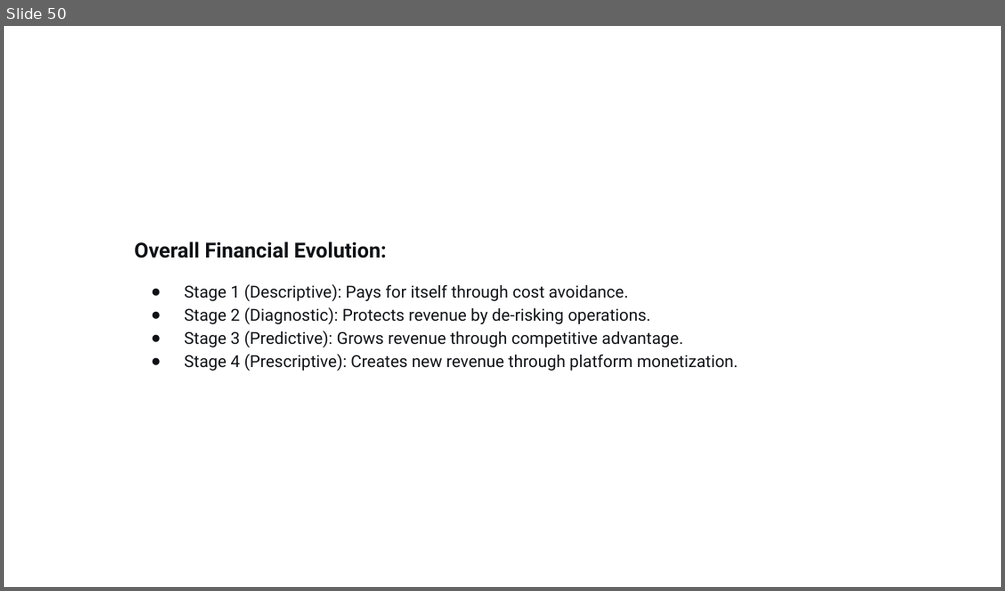
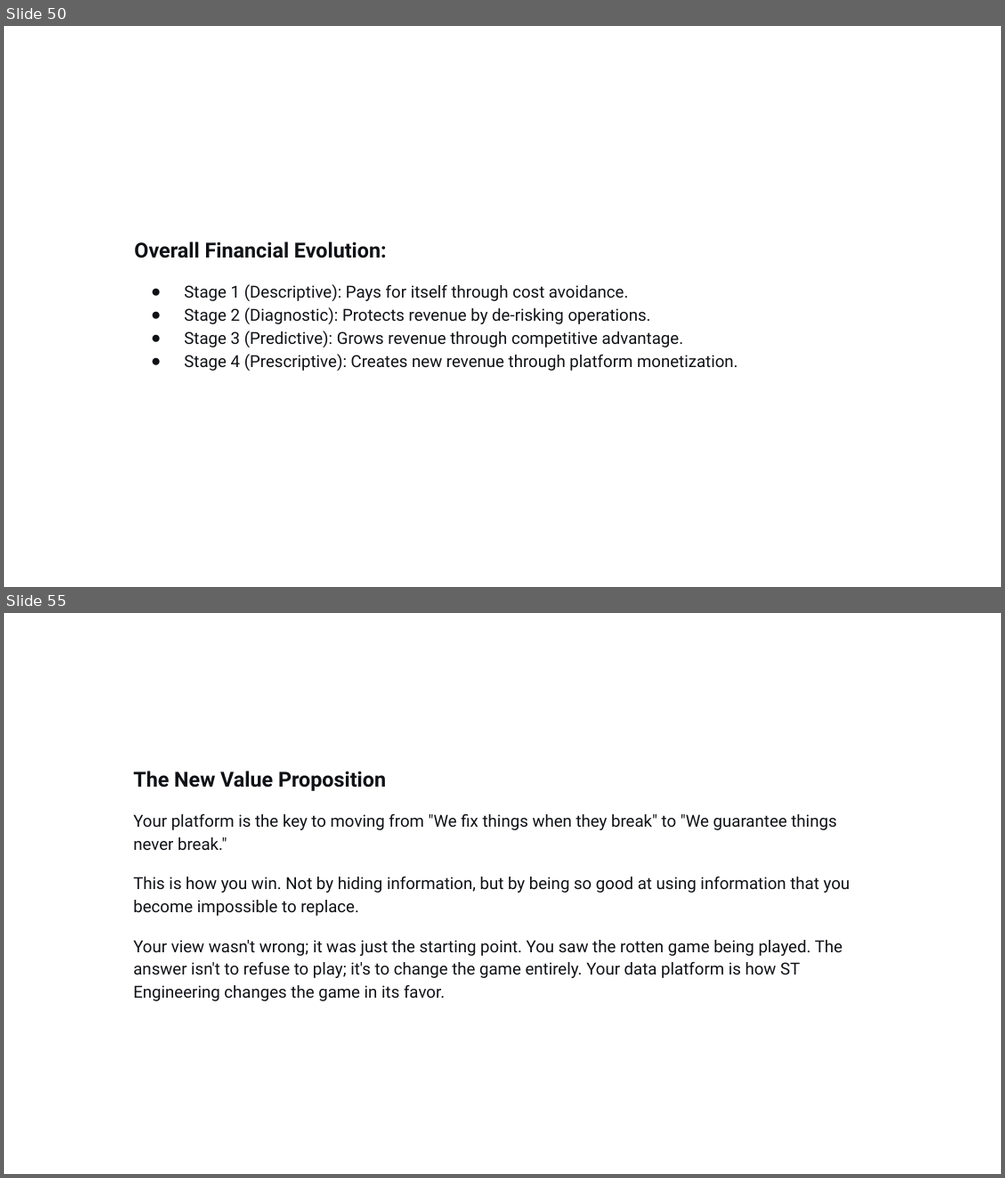
Before and after one commit to victoryapcheeann/random, a slide deck: Presentation.pptx. Shown one above the other, each under a label of ours: slide 50 before the commit, slides 50 and 55 after it; the slides between them are not shown. The pictures are 1005x591 and 1005x1178 pixels, drawn with LibreOffice and Linux fonts; fonts in the diff are those of the drawing. Boxes give left, top, right and bottom in pixels: in the first picture for what was removed or moved away, otherwise in the second. Text is boxed around its words. In the diff, an @@ line names an element or a change of style, - is before the commit and + after.

```diff
--- a/Presentation.pptx
+++ b/Presentation.pptx
@@ slide 55 added at bbox=[4, 613, 1001, 1174], background #FFFFFF @@
@@ text added at bbox=[133, 771, 850, 1001], 12 pt, text #0F1115 @@
+The New Value Proposition
+Your platform is the key to moving from "We fix things when they break" to "We guarantee things never break."
+This is how you win. Not by hiding information, but by being so good at using information that you become impossible to replace.
+Your view wasn't wrong; it was just the starting point. You saw the rotten game being played. The answer isn't to refuse to play; it's to change the game entirely. Your data platform is how ST Engineering changes the game in its favor.
```
Also in this commit, not shown: 24 other slides added, 4 slides removed.
